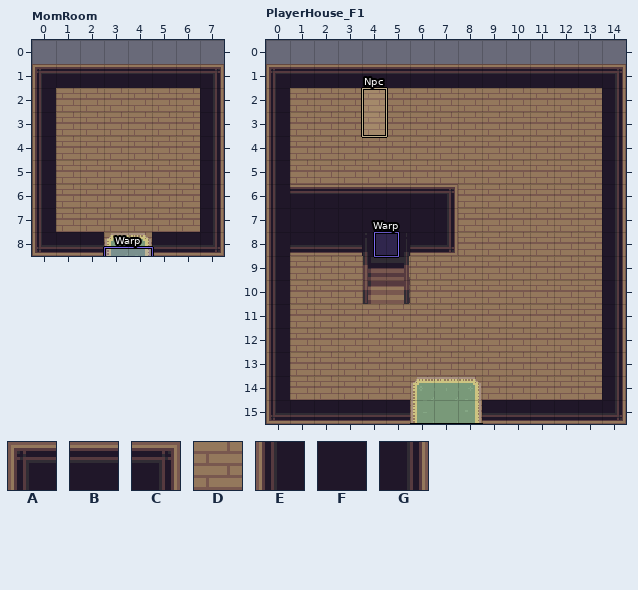
One commit to this LDtk project: games/wayworn-hush/assets/tilesets/source/overworld.ldtk. Above, as it was before the edit.
Cells are 16x16 px. Shown: MomRoom x 0..7, y 0..8; PlayerHouse_F1 x 0..14, y 0..15. The commit also changed other parts of the map, which this record leaves out. The old version is drawn lined up with the new one.
Key: from "Inner": A 1, B 2, C 3, D 40, E 41, F 42, G 43.
_ is an empty cell.
Objects are placed by their top-left corner, in cells (3,4 is the top-left corner of cell 3,4); size is 1x1 cell unless given.
Layer "Ground" before, MomRoom, first column x 0:
0 ________
1 ABBBBBBC
2 EDDDDDDG
3 EDDDDDDG
4 EDDDDDDG
5 EDDDDDDG
6 EDDDDDDG
7 EDDDDDDG
Objects on layer "Entities" before, MomRoom:
"Warp" rectangle at 3,8.6 size 2x1
Layer "Ground" before, PlayerHouse_F1, first column x 0:
0 _______________
1 ABBBBBBBBBBBBBC
2 EDDDDDDDDDDDDDG
3 EDDDDDDDDDDDDDG
4 EDDDDDDDDDDDDDG
5 EDDDDDDDDDDDDDG
6 EBBBBBBCDDDDDDG
7 EFFFFFFGDDDDDDG
Objects on layer "Entities" before, PlayerHouse_F1:
"Warp" rectangle at 4.5,8
"Npc" rectangle at 4,2 size 1x2
After the commit:
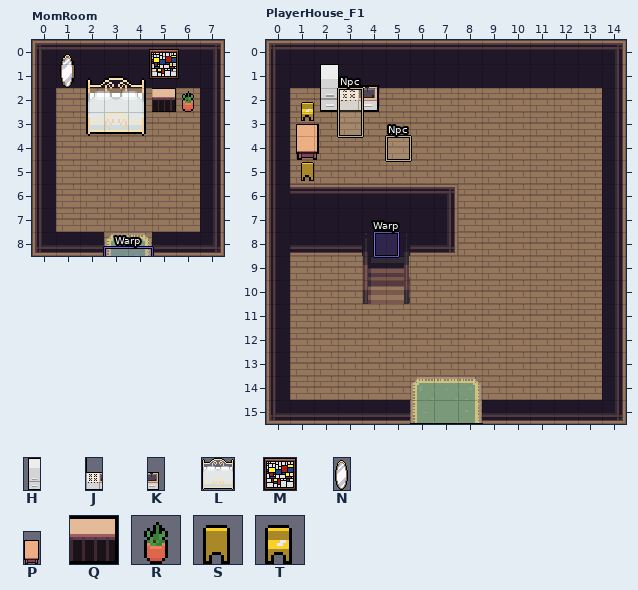
Further tiles: from "Furniture": H 4, J 5, K 6, L 16, M 18, N 185, P 260, Q 455, R 661, S 687, T 694.
The exact change:
MomRoom: map size 8x8 -> 8x10 cells (old content now starts at 0,1; both pictures use the new coordinates)
PlayerHouse_F1: map size 15x16 -> 15x17 cells (old content now starts at 0,1; both pictures use the new coordinates)
Layer "Ground", MomRoom:
y 0: x 0..7 ________ -> ABBBBBBC
y 1: x 0..7 ABBBBBBC -> EFFFFFFG
Layer "Entities", MomRoom:
added: M "MomsPainting" at 4.9,0.4 size 1.2x1.2
added: L "MomsBed" at 2.2,1.5 size 2.5x2.5
added: Q "MomsNightstand" at 5,2
added: R "MomsPlant" at 6,2
added: N "MomsMirror" at 1.1,0.5 size 0.8x1.5
Layer "Ground", PlayerHouse_F1:
y 0: x 0..14 _______________ -> ABBBBBBBBBBBBBC
y 1: x 0..14 ABBBBBBBBBBBBBC -> EFFFFFFFFFFFFFG
Layer "Entities", PlayerHouse_F1:
changed: "Npc" rectangle at 4,2 size 1x2 -> "Npc" rectangle at 3,2 size 1x2
added: H "Fridge" at 2,1 size 1x2
added: J "Oven" at 3,1 size 1x2
added: K "KitchenSink" at 4,1 size 1x2
added: P "KitchenTable" at 1.2,3 size 1x2
added: T "KitchenChairFront" at 1.2,2.4
added: S "KitchenChairBack" at 1.2,4.9
added: "Npc" rectangle at 5,4
